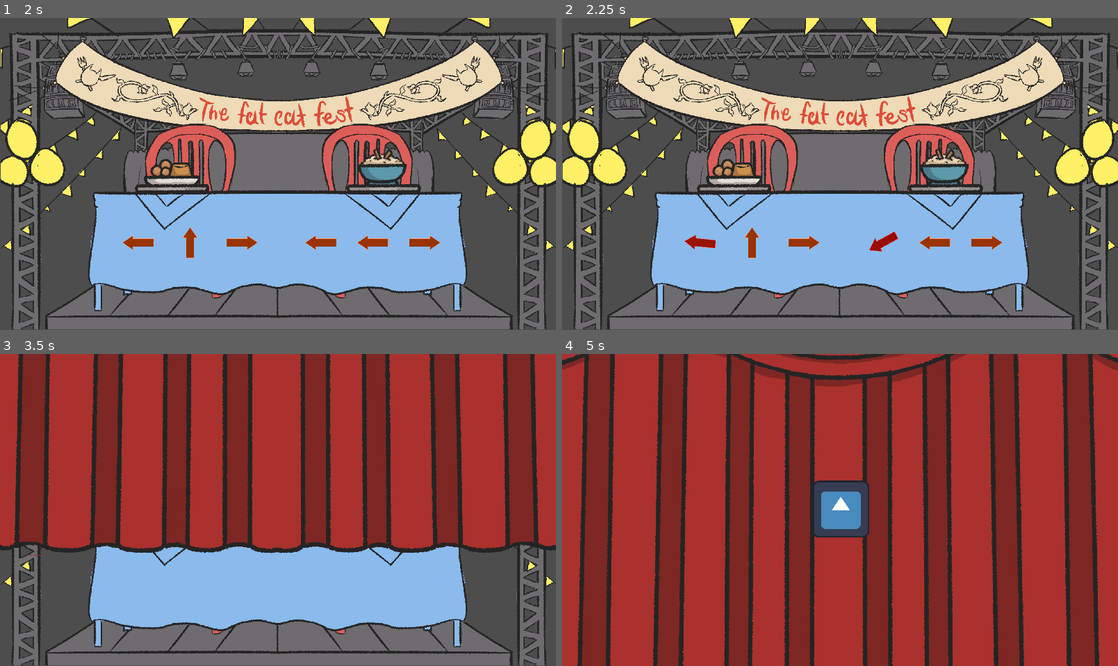
Above: before the commit, frames 1-4 (two rows, left to right).
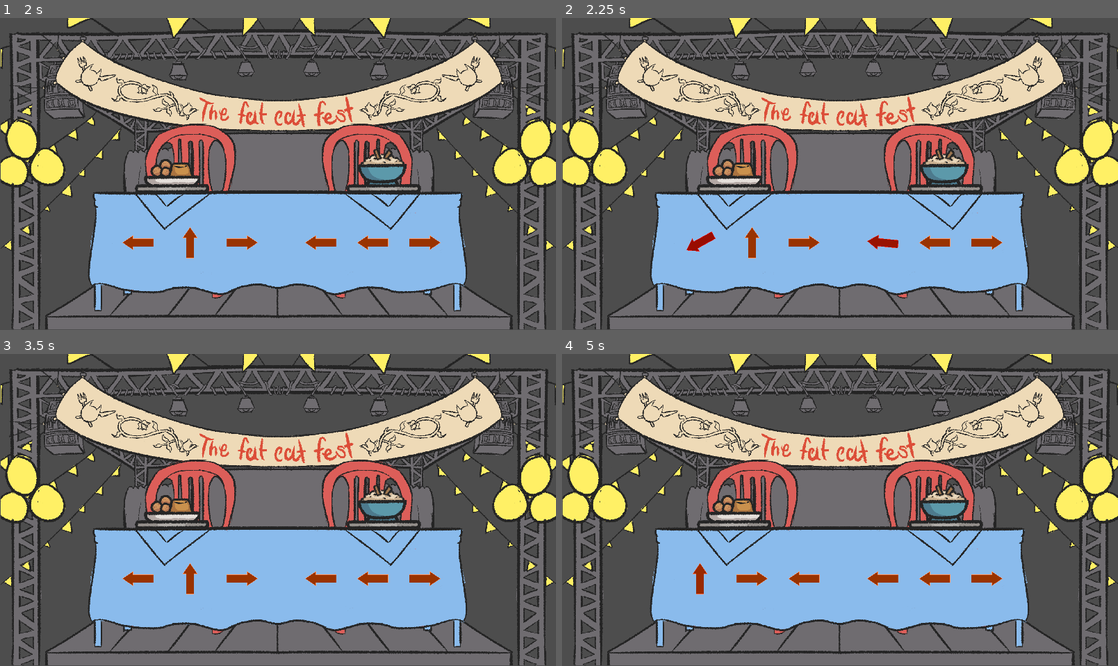
Above: after the commit, the same moments.

Repository: soetgdeznsgk/GGJ24---Fat-Cat-Fest
Game: Godot game, scene res://Escenas/Menus/menu_principal.tscn
The game is run twice, just before and just after one commit, with the same random seed, the same clock (stepped at 60 frames per second) and the same inputs. The engine's default icon, where the game draws it, is replaced by a stand-in: a white triangle on a blue panel in a dark square.
Inputs (mouse positions are in pixels of both pictures, inside the frame that each line leads up to):
- Up to frame 1 (2 s): click "Play" at 0.5 s; click "sp" at 1.25 s
- Up to frame 2 (2.25 s): move the mouse to (962, 158) at 2.02 s; hold Right (DerechaPj1) from 2.03 s (still down); tap S (AbajoPj2) at 2.1 s; click (962, 158) at 2.17 s
- Up to frame 3 (3.5 s): tap W (ArribaPj2) at 2.3, 2.85 s; tap Enter at 2.75 s; move the mouse to (166, 525) at 2.77 s; release Right (DerechaPj1) at 2.78 s; hold Down (AbajoPj1) from 2.78 s (still down); tap D (DerechaPj2) at 3.05 s
- Up to frame 4 (5 s): move the mouse to (895, 441) at 3.52 s; release Down (AbajoPj1) at 3.53 s; hold Right (DerechaPj1) 3.53-4.28 s; tap D (DerechaPj2) at 3.6 s; tap A (IzquierdaPj2) at 3.8, 4.35 s; move the mouse to (812, 572) at 4.27 s; hold Up (ArribaPj1) from 4.28 s (still down); click (812, 572) at 4.42 s; tap S (AbajoPj2) at 4.55 s

Frame 1 is identical in both runs. In frame 2, 0.3% of the frame differs, in the area x 22-61%, y 68-75%; in frame 3, 62%; in frame 4, 98%, in the area x 0-100%, y 0-100%.

Commit message:
wasd for left; keys for right
fire in the hole !!!1

Diff:
--- a/Escenas/Maingame/QuickTimeEvent.gd
+++ b/Escenas/Maingame/QuickTimeEvent.gd
@@ -23,7 +23,7 @@
 	Eventos.finalEvento.connect(final_evento)
 
 func tiempoAleatorio():
-	return 2#randi_range(10,20) + randi_range(10,20)
+	return randi_range(10,20) + randi_range(10,20) #return 2
 
 func generarNuevoEvento():
 	timer.start(tiempoAleatorio())
--- a/Escenas/Maingame/comandos.gd
+++ b/Escenas/Maingame/comandos.gd
@@ -29,15 +29,15 @@
 
 	# Dependiendo del jugador tiene ciertas teclas para el physic process
 	if jugador == 1:
+		diccionarioInputs[Enums.Arriba] = "ArribaPj2"
+		diccionarioInputs[Enums.Abajo]  = "AbajoPj2"
+		diccionarioInputs[Enums.Izquierda] = "IzquierdaPj2"
+		diccionarioInputs[Enums.Derecha] = "DerechaPj2"
+	else:
 		diccionarioInputs[Enums.Arriba] = "ArribaPj1"
 		diccionarioInputs[Enums.Abajo] = "AbajoPj1"
 		diccionarioInputs[Enums.Izquierda] = "IzquierdaPj1"
 		diccionarioInputs[Enums.Derecha] = "DerechaPj1"
-	else:
-		diccionarioInputs[Enums.Arriba] = "ArribaPj2"
-		diccionarioInputs[Enums.Abajo]  = "AbajoPj2"
-		diccionarioInputs[Enums.Izquierda] = "IzquierdaPj2"
-		diccionarioInputs[Enums.Derecha] = "DerechaPj2"
 
 func set_comandos(numeroJugador, nuevosComandos : Array):
 	#Solo actualiza si es el jugador correcot
Not shown, added: debug.log
